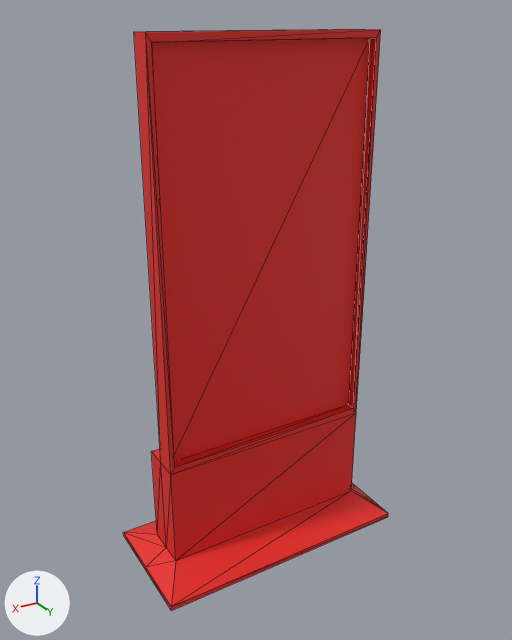
Renders of the glTF model screen.glb from each side of a commit.
One viewpoint serves both versions: a camera (50 mm lens) standing at (6.55, 10.82, 10.33) and looking at (0.07, 0.01, 4.93). Lighting does not change. The marker at lower left points along +X, +Y and +Z. Mesh edges are drawn as thin lines. Where no turn or scale is listed for an object, it has been applied to the vertices. Vertices at the same position are counted once.
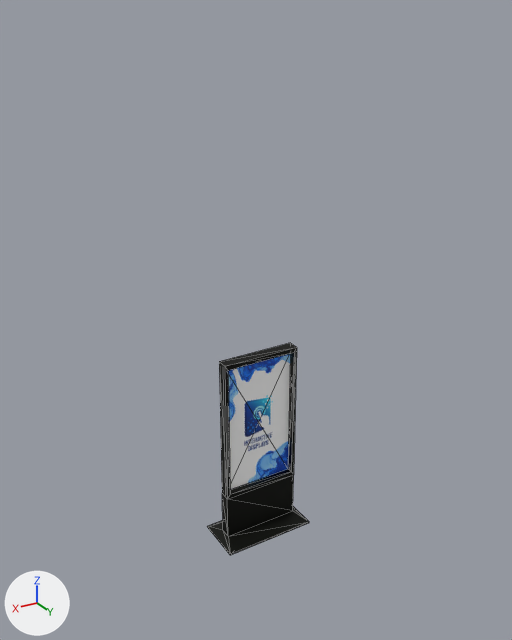
Changed parts and their boxes [x1, y1, x2, y2] in the pictures (512 x 640 px; the box of a moved part takes in the faces that stretch with it):
'Cube', recoloured, surface changed, reshaped, turned, rescaled
    before: [123, 29, 388, 611]
    after: [207, 343, 309, 555]
'Plane', added
    after: [228, 354, 291, 490]
part 1 of me_cube, moved or reshaped
    before: [123, 29, 388, 609]
    after: [207, 343, 309, 555]

The change, as a diff of the scene's bpy script:
```diff
--- a/screen.glb.py
+++ b/screen.glb.py
@@ img_untitled_design__15 @@
+img_untitled_design__15 = load_image('Untitled design (15)', '_unpacked/Untitled_design__15_', 1080, 1920, 'sRGB')
@@ mat_material @@
 mat_material = principled_material('Material')
-mat_material.base_color = (0.8, 0.0193, 0.0145)  # red #e72620
+mat_material.base_color = (0.00442, 0.00533, 0.00269)  # black #0e1009
+mat_material.metallic = 0.615
@@ mat_material_001 @@
+mat_material_001 = principled_material('Material.001')
+mat_material_001.texture = img_untitled_design__15
@@ me_cube @@
 # used by ob_cube; location = (0.0, 0.0, 0.0); scale = (2.67, 1.23, 0.051)
-me_cube.from_pydata(...)  # 36 vertices, 68 faces; spans x -1.0..1.0, y -1.0..1.0, z -1.0..198.0
+me_cube.from_pydata(...)  # 28 vertices, 52 faces; spans x -1.0..1.0, y -1.0..1.0, z -237.0..1.0
+# me_cube part 1
+# 28 vertices are removed from x -1.0..1.0, y 0.0, z -1.0..198.0
+# 64 faces are deleted
+# 20 vertices are added at x -1.0..1.0, y 0.0, z -237.0..-6.0
+# 48 new faces join them
 me_cube.materials.append(mat_material)
@@ me_plane @@
+me_plane.from_pydata(...)  # 4 vertices, 2 faces; spans x -0.8..0.8, y 0.0, z -2.22..0.8
+me_plane.materials.append(mat_material_001)  # picture img_untitled_design__15
@@ ob_cube @@
 ob_cube.location = (0.0, 0.0, 0.0)
-ob_cube.scale = (2.67, 1.23, 0.051)
+ob_cube.rotation_euler = (0.0, 0.0, 3.142)  # degrees (0, 0, 180)
+ob_cube.scale = (-1.0, -0.512, -0.0177)
@@ ob_plane @@
+ob_plane = bpy.data.objects.new('Plane', me_plane)
+ob_plane.location = (0.0, 0.0, 3.31)
```
